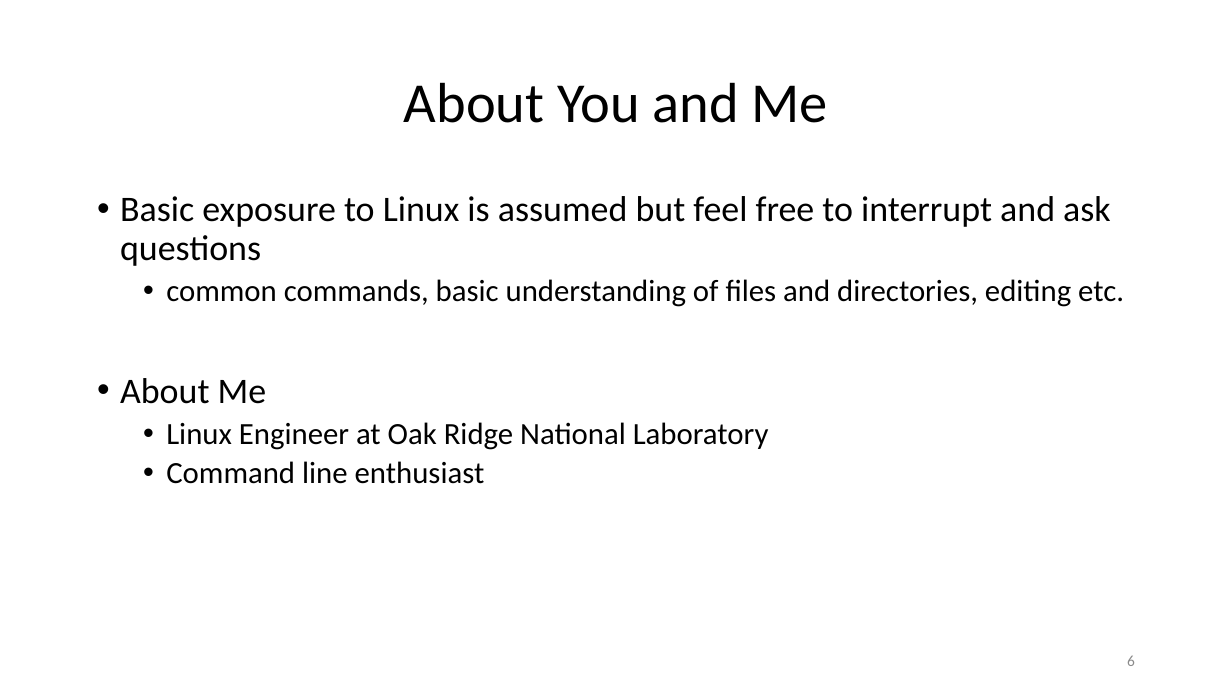
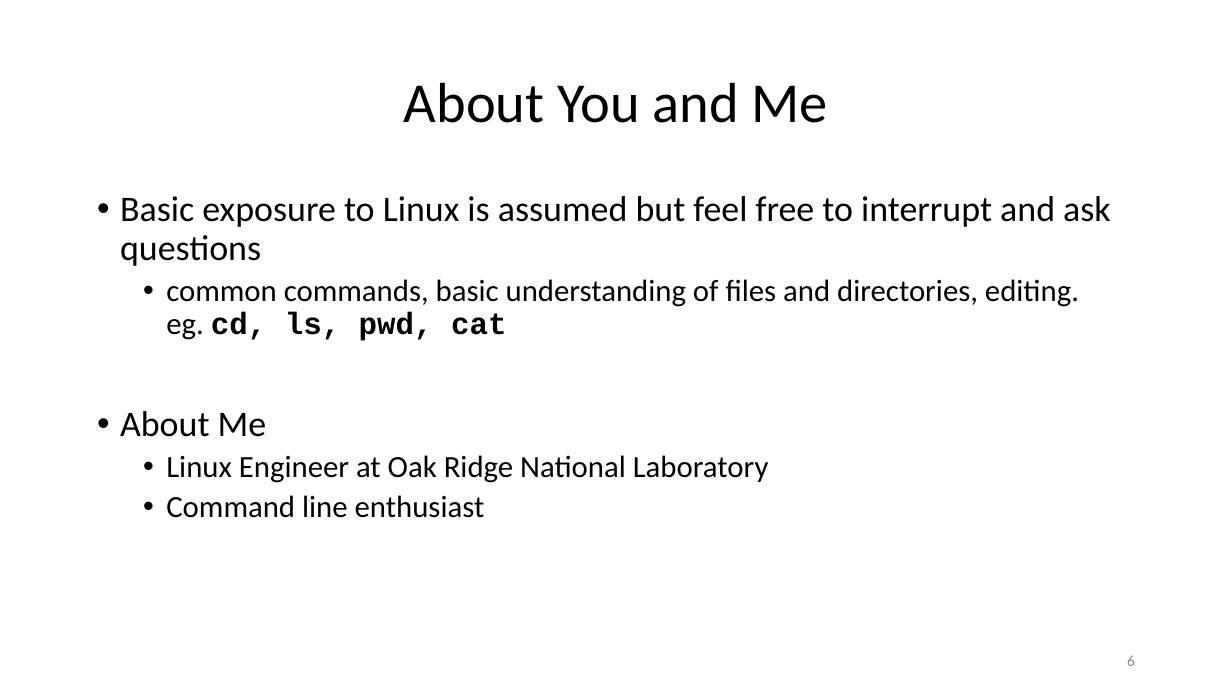
Before and after one commit to ketancmaheshwari/lisa19, a slide deck: slide 6 of lpt_LISA.pptx. Drawn at 1232x693 pixels with LibreOffice and Linux fonts; fonts in the diff are those of the drawing. Boxes give left, top, right and bottom in pixels: in the first picture for what was removed or moved away, otherwise in the second. Text is boxed around its words. In the diff, an @@ line names an element or a change of style, - is before the commit and + after.

```diff
--- a/lpt_LISA.pptx
+++ b/lpt_LISA.pptx
@@ text at (166, 279, 1079, 341): text changed @@
-  • common commands, basic understanding of files and directories, editing etc.
+  • common commands, basic understanding of files and directories, editing.
+    eg. cd, ls, pwd, cat
```
Also in this commit, not shown: 19 other slides changed, 1 other file.
